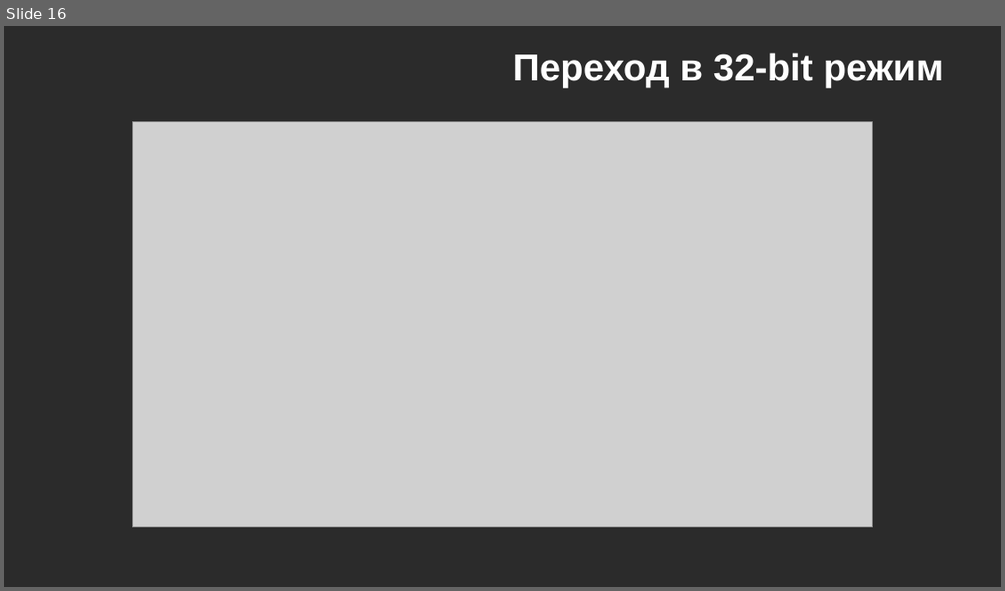
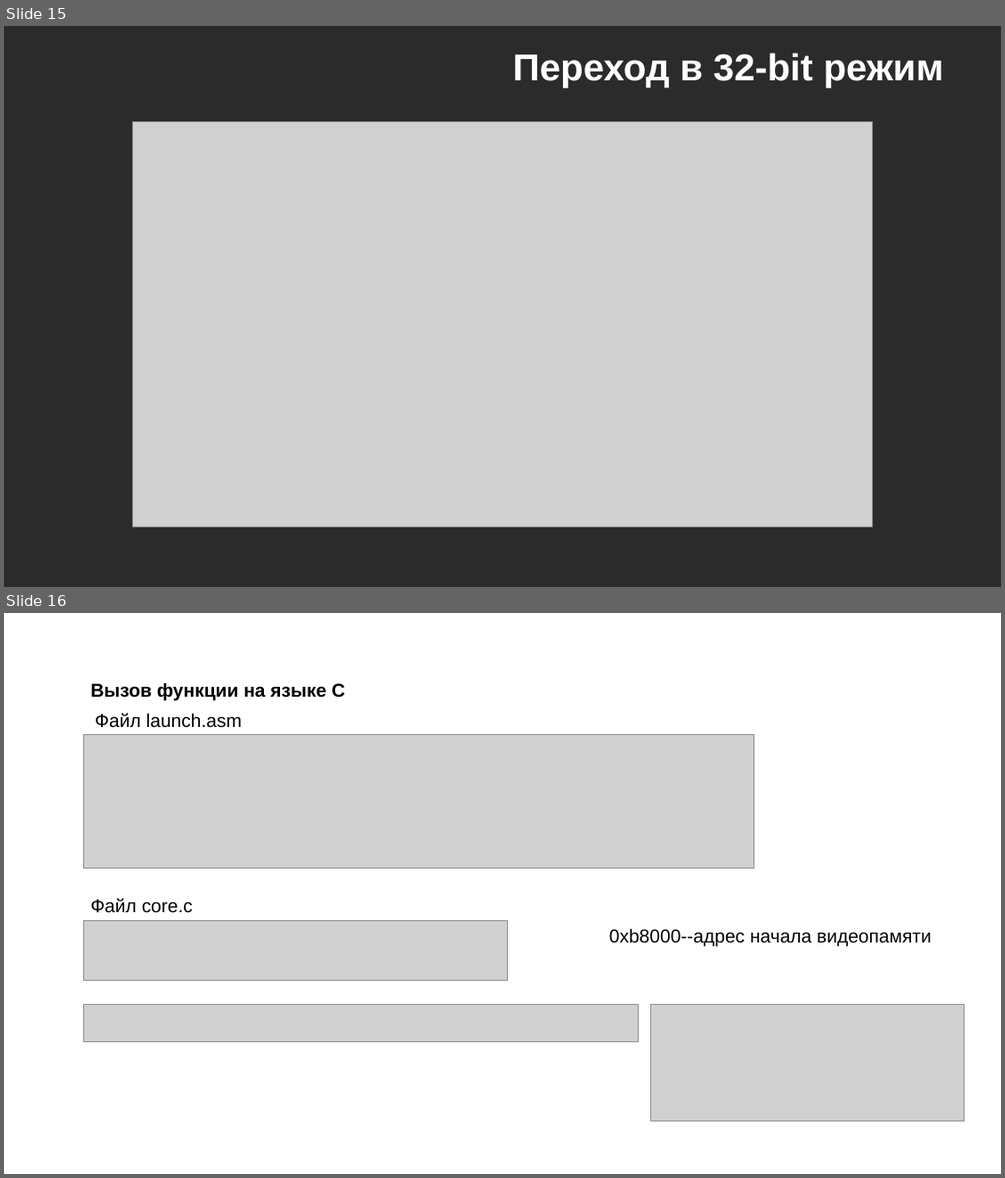
Before and after one commit to a1is43ras4/diploma, a slide deck: diploma.pptx. Shown one above the other, each under a label of ours: slide 16 before the commit, slides 15 and 16 after it. The pictures are 1005x591 and 1005x1178 pixels, drawn with LibreOffice and Linux fonts; fonts in the diff are those of the drawing; grey boxes stand for pictures; background and template pictures are left out; a plain dark background stands for a picture behind light text. Boxes give left, top, right and bottom in pixels: in the first picture for what was removed or moved away, otherwise in the second. Text is boxed around its words. In the diff, an @@ line names an element or a change of style, - is before the commit and + after.

```diff
--- a/diploma.pptx
+++ b/diploma.pptx
@@ slide 16 added at (4, 613, 1001, 1174), background picture (left out) @@
@@ title added at (54, 629, 952, 676), 36 pt, text #FFFFFF, bold @@
+Разработка ядра
@@ text added at (90, 682, 345, 700), 18 pt, text #000000, bold @@
+Вызов функции на языке С
@@ text added at (95, 713, 242, 728), 18 pt, text #000000 @@
+Файл launch.asm
@@ picture added at (83, 735, 754, 868) @@
@@ text added at (90, 898, 193, 913), 18 pt, text #000000 @@
+Файл core.c
@@ picture added at (83, 920, 507, 981) @@
@@ text added at (609, 928, 931, 946), 18 pt, text #000000 @@
+0xb8000--адрес начала видеопамяти
@@ picture added at (83, 1004, 638, 1041) @@
@@ picture added at (650, 1004, 964, 1121) @@
@@ what was slide 16 is now slide 15 @@
```
Also in this commit, not shown: 2 other slides added, 1 slide removed, 2 other files.
